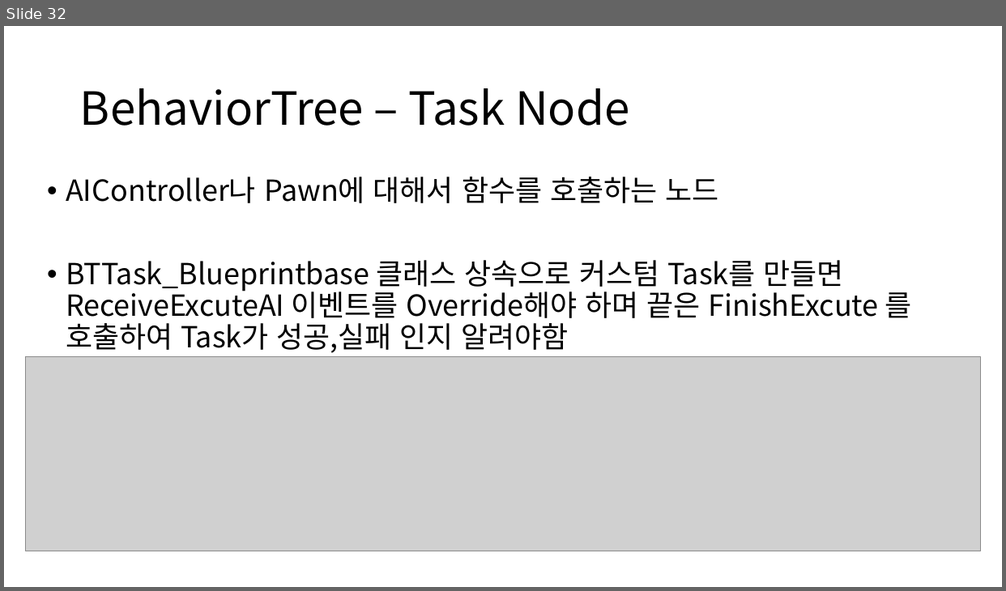
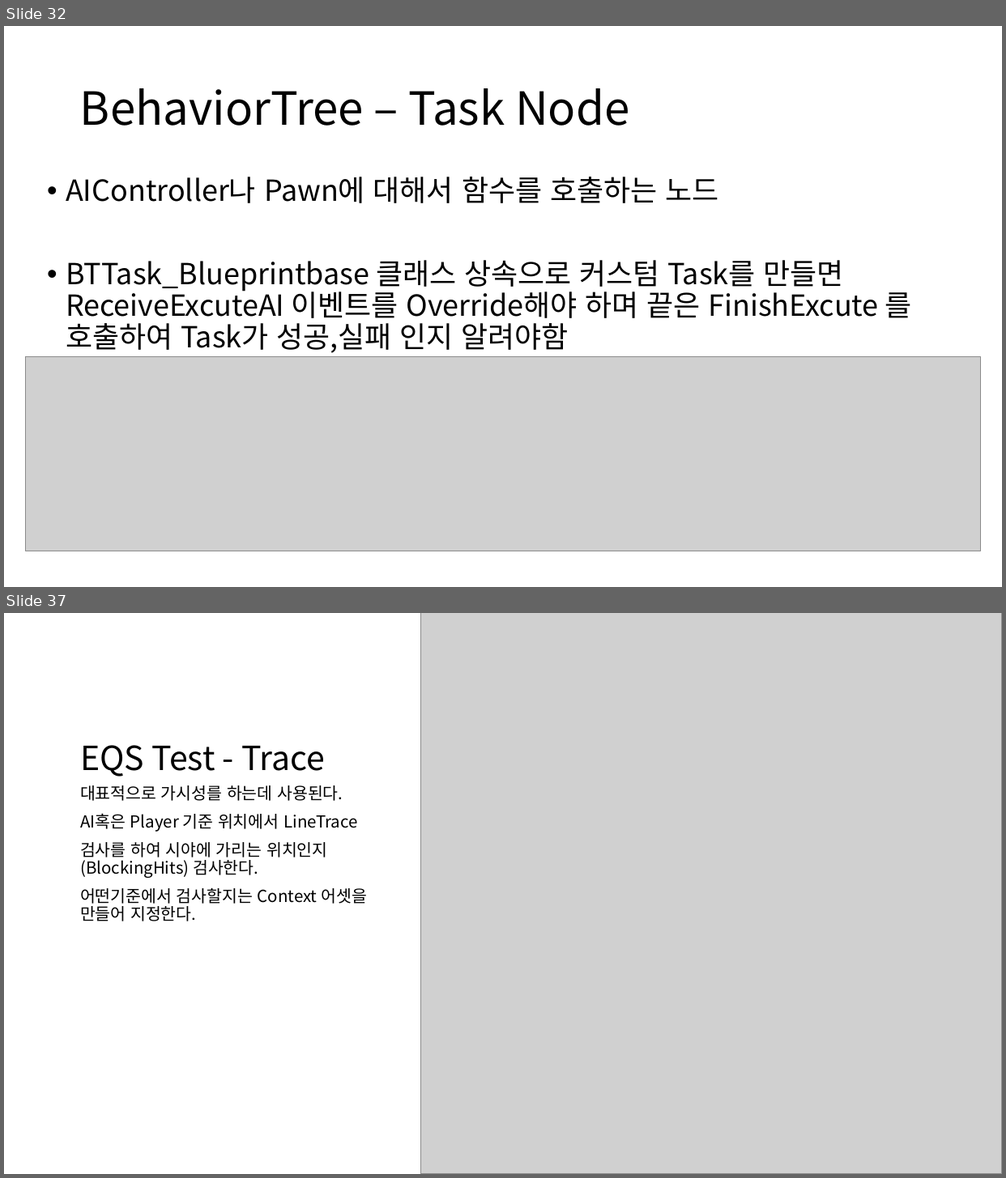
Before and after one commit to ldw9981/UE4_Blueprint, a slide deck: Day04/AI.pptx. Shown one above the other, each under a label of ours: slide 32 before the commit, slides 32 and 37 after it; the slides between them are not shown. The pictures are 1006x591 and 1006x1178 pixels, drawn with LibreOffice and Linux fonts; fonts in the diff are those of the drawing; grey boxes stand for pictures. Boxes give left, top, right and bottom in pixels: in the first picture for what was removed or moved away, otherwise in the second. Text is boxed around its words. In the diff, an @@ line names an element or a change of style, - is before the commit and + after.

```diff
--- a/Day04/AI.pptx
+++ b/Day04/AI.pptx
@@ slide 37 added at box(4, 613, 1002, 1174), background #FFFFFF @@
@@ picture added at box(421, 613, 1002, 1174) @@
@@ title added at box(80, 745, 325, 777), 32 pt, text #000000 @@
+EQS Test - Trace
@@ text added at box(80, 786, 367, 922), 16 pt, text #000000 @@
+대표적으로 가시성를 하는데 사용된다.
+AI혹은 Player 기준 위치에서 LineTrace
+검사를 하여 시야에 가리는 위치인지 (BlockingHits) 검사한다.
+어떤기준에서 검사할지는 Context 어셋을 만들어 지정한다.
```
Also in this commit, not shown: 1 slide changed, 7 other slides added, 18 other files.
